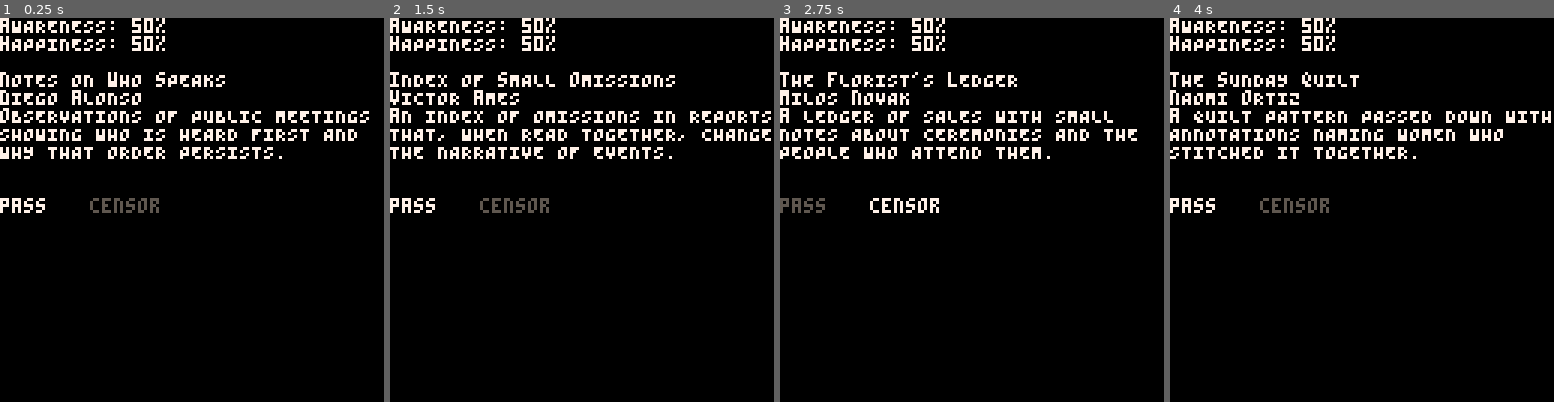
Above: before the commit, frames 1-4 (left to right).
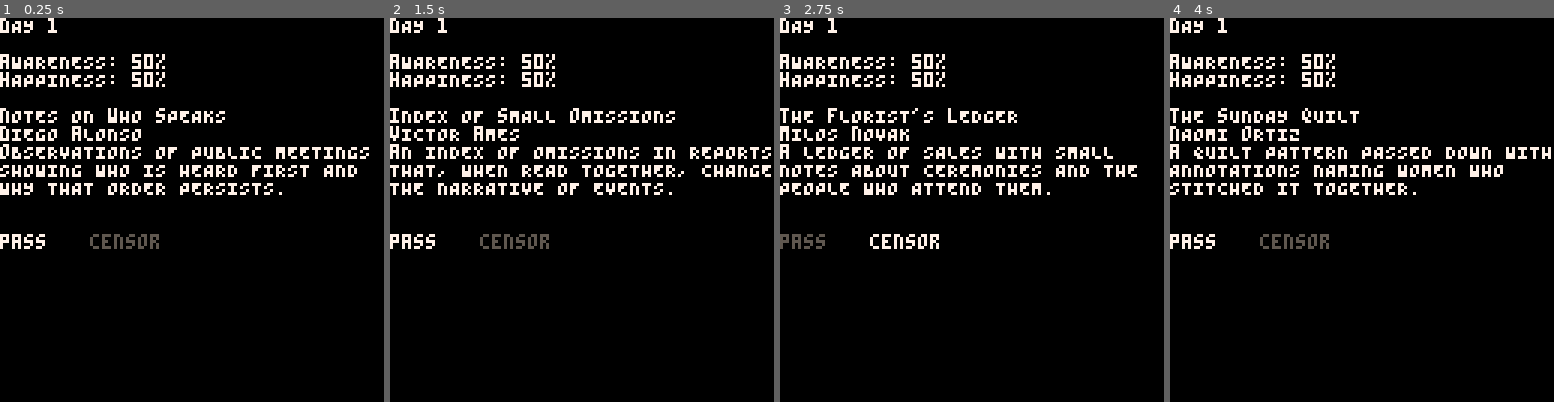
Above: after the commit, the same moments.

Repository: marco-vidali/dont_read_that_book
Game: PICO-8 cartridge dont_read_that_book.p8
Two runs of this game, one before a commit and one after it. Both use one fixed random seed, a clock stepped at 60 frames per second and the inputs below.
Inputs:
- Up to frame 1 (0.25 s): no input
- Up to frame 2 (1.5 s): tap O (Z key) at 0.7 s
- Up to frame 3 (2.75 s): hold Right 1.6-2.1 s; tap O (Z key) at 1.7, 2.1, 2.5 s; hold Right from 2.47 s (still down)
- Up to frame 4 (4 s): tap O (Z key) at 2.9, 3.3, 3.7 s; release Right at 3.03 s; hold Left 3.08-3.58 s

The runs differ from the first frame. In frame 1, 9.9% of the frame differs, in the area x 0-97%, y 0-61%; in frame 2, 10%, in the area x 0-100%, y 0-61%; in frame 3, 9.6%; in frame 4, 9.9%.

Commit message:
Add day counter

Diff:
--- a/scripts/show_book.lua
+++ b/scripts/show_book.lua
@@ -1,8 +1,11 @@
 function _init()
+    day = 1
+
+    awareness = 50
+    happiness = 50
+
     book = rnd(books)
     choice = 1
-    awareness = 50
-    happiness = 50
 end
 
 function _update()
@@ -36,18 +39,20 @@
 function _draw()
     cls()
 
-    print("aWARENESS: " .. awareness .. "%", 0, 0, 7)
-    print("hAPPINESS: " .. happiness .. "%", 0, 6, 7)
+    print("dAY " .. day, 0, 0, 7)
 
-    print_wrapped(book.title, 0, 18, 7, 128)
-    print_wrapped(book.author, 0, 24, 7, 128)
-    print_wrapped(book.synopsis, 0, 30, 7, 128)
+    print("aWARENESS: " .. awareness .. "%", 0, 12, 7)
+    print("hAPPINESS: " .. happiness .. "%", 0, 18, 7)
+
+    print_wrapped(book.title, 0, 30, 7, 128)
+    print_wrapped(book.author, 0, 36, 7, 128)
+    print_wrapped(book.synopsis, 0, 42, 7, 128)
 
     if choice == 1 then
-        print("pass", 0, 60, 7)
-        print("censor", 30, 60, 5)
+        print("pass", 0, 72, 7)
+        print("censor", 30, 72, 5)
     elseif choice == 2 then
-        print("pass", 0, 60, 5)
-        print("censor", 30, 60, 7)
+        print("pass", 0, 72, 5)
+        print("censor", 30, 72, 7)
     end
 end
